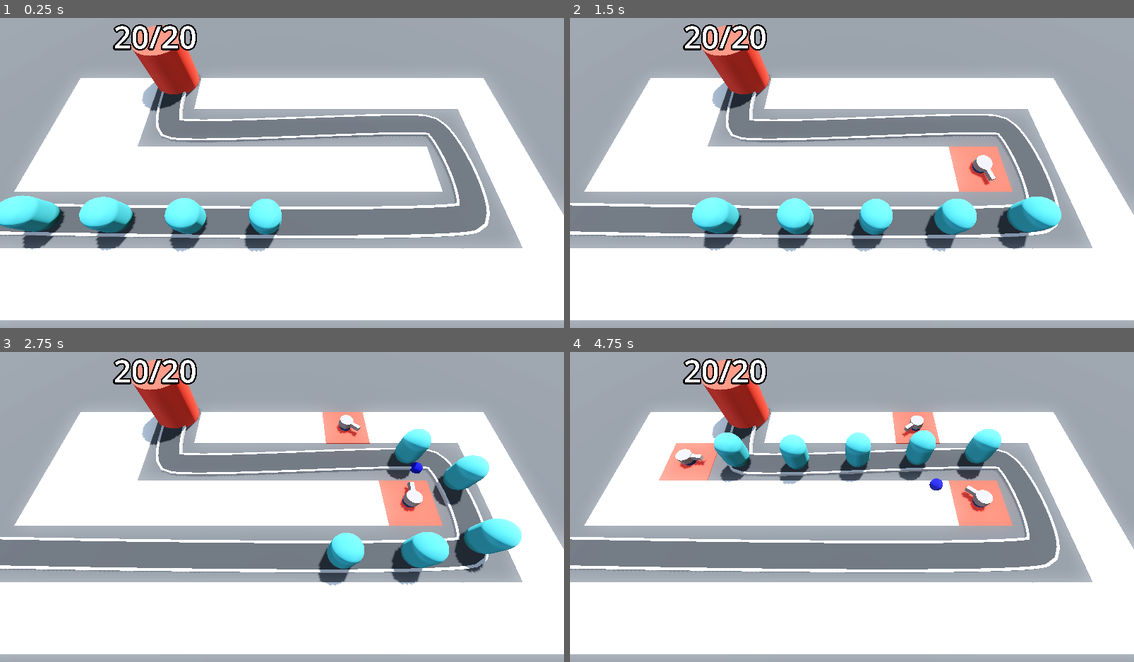
Above: before the commit, frames 1-4 (two rows, left to right).
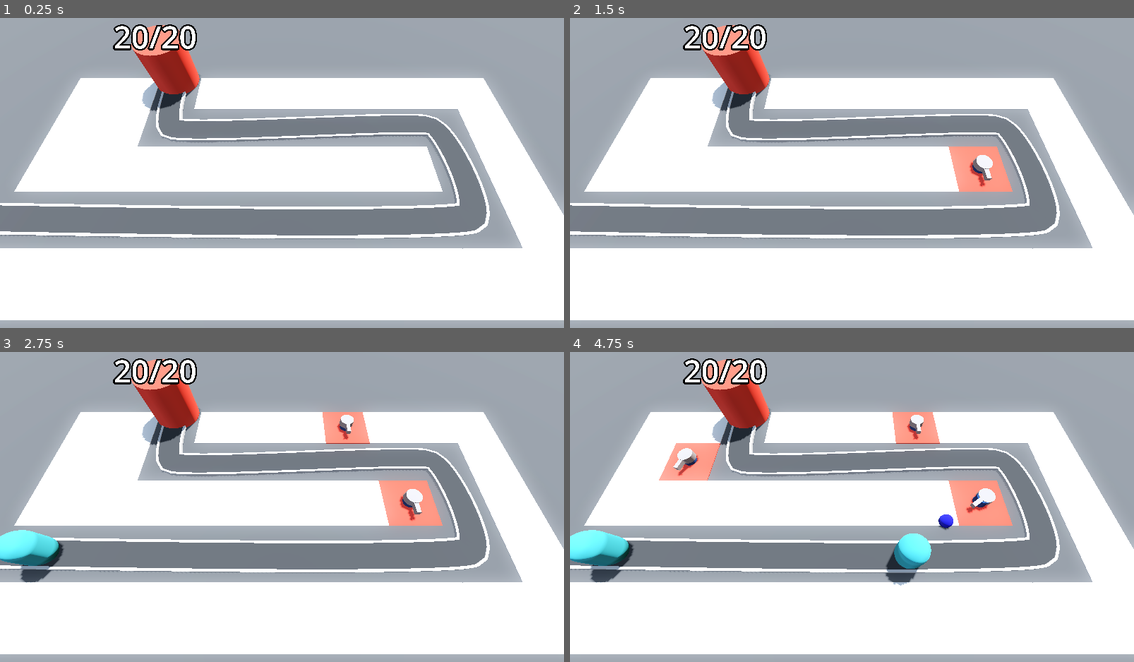
Above: after the commit, the same moments.

Repository: roomno17/Barbarian-Blaster
Game: Godot game, scene res://base_level.tscn
Same seed, same stepped clock (60 frames per second), same inputs: the game is played once before the commit and once after it.
Inputs (mouse positions are in pixels of both pictures, inside the frame that each line leads up to):
- Up to frame 1 (0.25 s): no input
- Up to frame 2 (1.5 s): move the mouse to (976, 160) at 0.52 s; click (976, 160) at 0.6 s; move the mouse to (739, 191) at 1.27 s; click (739, 191) at 1.35 s
- Up to frame 3 (2.75 s): move the mouse to (338, 441) at 2.02 s; click (338, 441) at 2.1 s
- Up to frame 4 (4.75 s): move the mouse to (823, 575) at 2.77 s; click (823, 575) at 2.85 s; move the mouse to (1021, 556) at 3.52 s; click (1021, 556) at 3.6 s; move the mouse to (682, 463) at 4.27 s; click (682, 463) at 4.35 s

The runs differ from the first frame. In frame 1, 4.3% of the frame differs, in the area x 0-50%, y 57-76%; in frame 2, 5.1%; in frame 3, 6.6%, in the area x 0-93%, y 20-76%; in frame 4, 6.2%.

Commit message:
added enemy spawner

Diff:
--- a/Enemy/enemy.tscn
+++ b/Enemy/enemy.tscn
@@ -58,13 +58,14 @@
 transform = Transform3D(0.9999959, 0, 0, 0, 1, 0, 0, 0, 0.9999959, 0, 0, 0)
 loop = false
 script = ExtResource("1_2pb1h")
+max_health = 500
 
 [node name="MeshInstance3D" type="MeshInstance3D" parent="."]
-transform = Transform3D(1, 0, 0, 0, 1, 0, 0, 0, 1, 0, 1.6, 0)
+transform = Transform3D(1, 0, 0, 0, 1, 0, 0, 0, 1, 0, 1.5, 0)
 mesh = SubResource("CapsuleMesh_xjnqo")
 
 [node name="DamagedHighlight" type="MeshInstance3D" parent="."]
-transform = Transform3D(1, 0, 0, 0, 1, 0, 0, 0, 1, 0, 1.6, 0)
+transform = Transform3D(1, 0, 0, 0, 1, 0, 0, 0, 1, 0, 1.5, 0)
 visible = false
 mesh = SubResource("CapsuleMesh_xjnqo")
 surface_material_override/0 = SubResource("StandardMaterial3D_px1sc")
@@ -72,7 +73,7 @@
 [node name="EnemyArea3D" type="Area3D" parent="." groups=["enemy_area"]]
 
 [node name="CollisionShape3D" type="CollisionShape3D" parent="EnemyArea3D"]
-transform = Transform3D(0.99999994, 0, 0, 0, 1, 0, 0, 0, 0.99999994, 0, 1.6, 0)
+transform = Transform3D(0.99999994, 0, 0, 0, 1, 0, 0, 0, 0.99999994, 0, 1.5, 0)
 shape = SubResource("ConcavePolygonShape3D_2pb1h")
 
 [node name="AnimationPlayer" type="AnimationPlayer" parent="."]
--- a/base_level.tscn
+++ b/base_level.tscn
@@ -1,9 +1,10 @@
-[gd_scene load_steps=14 format=3 uid="uid://dtcnxxofouqf8"]
+[gd_scene load_steps=15 format=3 uid="uid://dtcnxxofouqf8"]
 
 [ext_resource type="PackedScene" uid="uid://br3qcltvc1sgb" path="res://ray_picker_camera.tscn" id="1_3o4py"]
 [ext_resource type="MeshLibrary" uid="uid://c0c3djgifhbb0" path="res://MeshLibraries/space_library.tres" id="1_bo3yr"]
 [ext_resource type="PackedScene" uid="uid://cedg4p1ktt00c" path="res://Enemy/enemy.tscn" id="2_5vx1e"]
 [ext_resource type="PackedScene" uid="uid://b6a3tfb71rtov" path="res://Base/base.tscn" id="3_eesb3"]
+[ext_resource type="Script" uid="uid://44kr7funbtde" path="res://path_3d.gd" id="3_u2wky"]
 [ext_resource type="Script" uid="uid://bon5dpar4wygo" path="res://turret_manager.gd" id="5_u2wky"]
 [ext_resource type="PackedScene" uid="uid://dmd8u0vtjxxcu" path="res://turret.tscn" id="6_2elnx"]
 
@@ -66,6 +67,8 @@
 
 [node name="Path3D" type="Path3D" parent="."]
 curve = SubResource("Curve3D_bo3yr")
+script = ExtResource("3_u2wky")
+enemy_scene = ExtResource("2_5vx1e")
 
 [node name="Road" type="CSGPolygon3D" parent="Path3D"]
 polygon = PackedVector2Array(-1, 0, -1, 0.2, 1, 0.2, 1, 0)
@@ -112,24 +115,9 @@
 path_joined = false
 material = SubResource("StandardMaterial3D_eesb3")
 
-[node name="Enemy" parent="Path3D" instance=ExtResource("2_5vx1e")]
-transform = Transform3D(-0.02242866, 0.0016574268, -0.9997289, -1.16413254e-10, 0.99999714, 0.0016578163, 0.9997305, 3.7184e-05, -0.022428622, -23.528536, 0, 5.963485)
-
-[node name="Enemy2" parent="Path3D" instance=ExtResource("2_5vx1e")]
-transform = Transform3D(-0.018638236, 0.0016490336, -0.99980843, -6.2695044e-06, 0.99999714, 0.0016494122, 0.99981004, 3.7011596e-05, -0.018638195, -18.529716, -0.008263516, 6.064144)
-progress = 5.0
-
-[node name="Enemy3" parent="Path3D" instance=ExtResource("2_5vx1e")]
-transform = Transform3D(-0.015866848, 0.0016428943, -0.99985445, -1.0832559e-05, 0.9999954, 0.0016432483, 0.9998578, 3.690531e-05, -0.015866775, -13.530392, -0.016495652, 6.1505027)
-progress = 10.0
-
-[node name="Enemy4" parent="Path3D" instance=ExtResource("2_5vx1e")]
-transform = Transform3D(-0.0126131615, 0.0016356925, -0.9999025, -1.6167933e-05, 0.9999972, 0.0016360019, 0.9999023, 3.6802736e-05, -0.012613137, -8.530835, -0.024694737, 6.22201)
-progress = 15.0
-
-[node name="Enemy5" parent="Path3D" instance=ExtResource("2_5vx1e")]
-transform = Transform3D(-0.008287638, 0.0016261147, -0.99994767, -2.3224067e-05, 0.9999972, 0.0016263383, 0.9999492, 3.6702517e-05, -0.008287586, -3.531115, -0.032852132, 6.274878)
-progress = 20.0
+[node name="Timer" type="Timer" parent="Path3D"]
+wait_time = 2.0
+autostart = true
 
 [node name="Base" parent="." instance=ExtResource("3_eesb3")]
 transform = Transform3D(1, 0, 0, 0, 1, 0, 0, 0, 1, -10.17345, 0, -7.665709)
@@ -138,3 +126,5 @@
 script = ExtResource("5_u2wky")
 turret = ExtResource("6_2elnx")
 enemy_path = NodePath("../Path3D")
+
+[connection signal="timeout" from="Path3D/Timer" to="Path3D" method="_on_timer_timeout"]
--- /dev/null
+++ b/path_3d.gd
@@ -0,0 +1,10 @@
+extends Path3D
+@export var enemy_scene: PackedScene
+func spawn_enemy():
+	var enemyinst = enemy_scene.instantiate()
+	add_child(enemyinst)
+
+
+
+func _on_timer_timeout() -> void:
+	spawn_enemy()
--- a/projectile.gd
+++ b/projectile.gd
@@ -3,8 +3,9 @@
 @export var speed = 30
 
 func _physics_process(delta: float) -> void:
+	direction.y=0
 	position+=direction*speed*delta
-
+	print(position)
 
 func _on_timer_timeout() -> void:
 	queue_free()
--- a/turret.tscn
+++ b/turret.tscn
@@ -53,7 +53,7 @@
 }
 
 [node name="Turret" type="Node3D"]
-transform = Transform3D(1, 0, 0, 0, 1, 0, 0, 0, 1, 0, 1, 0)
+transform = Transform3D(1, 0, 0, 0, 1, 0, 0, 0, 1, 0, 0.5, 0)
 script = ExtResource("1_3oylf")
 
 [node name="TurretBase" type="MeshInstance3D" parent="."]
Not shown, added: path_3d.gd.uid
